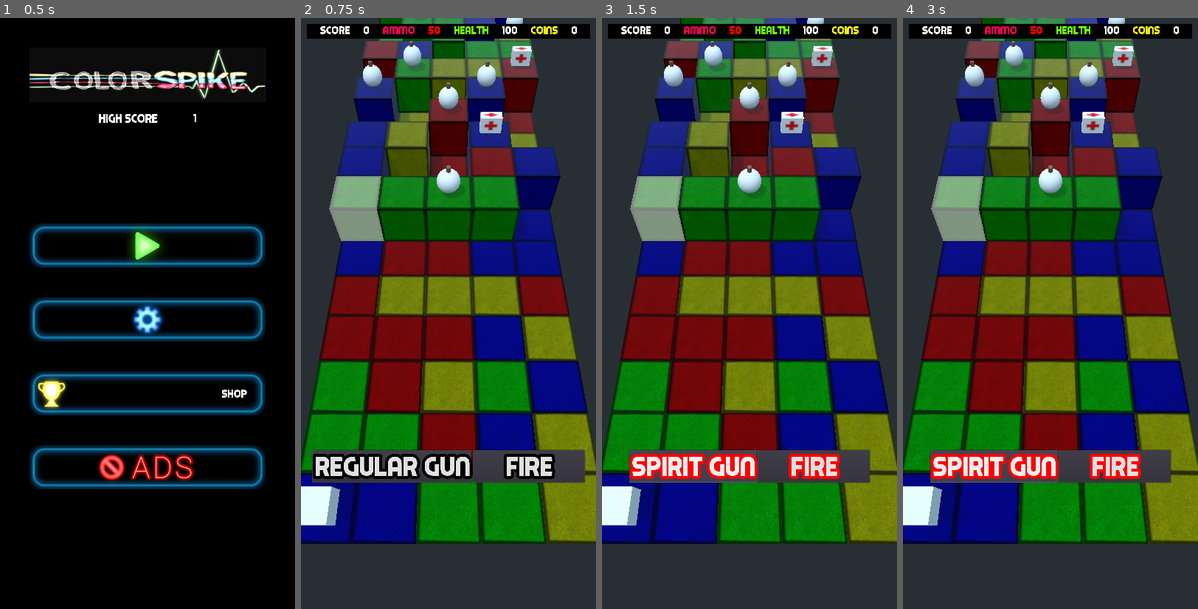
Above: before the commit, frames 1-4 (left to right).
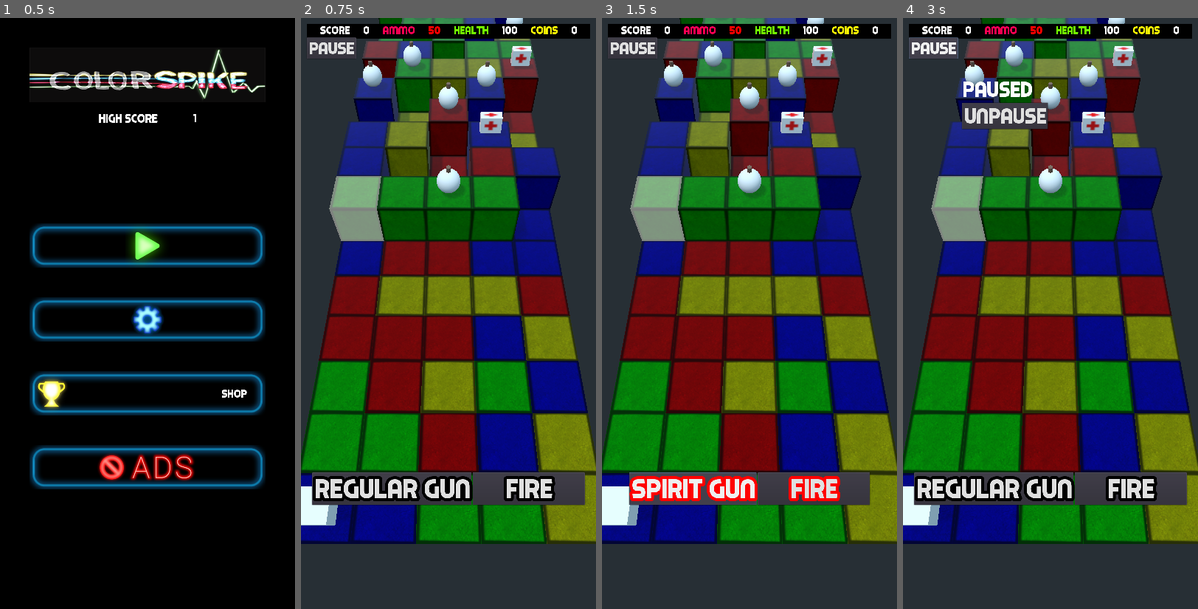
Above: after the commit, the same moments.

Repository: stevets/CSpike
Game: Godot game, scene res://Scenes/MainScreen.tscn
The game is run twice, just before and just after one commit, with the same random seed, the same clock (stepped at 60 frames per second) and the same inputs.
Inputs (mouse positions are in pixels of both pictures, inside the frame that each line leads up to):
- Up to frame 1 (0.5 s): no input
- Up to frame 2 (0.75 s): click (448, 248) at 0.5 s
- Up to frame 3 (1.5 s): click "Regular Gun" at 1.25 s
- Up to frame 4 (3 s): click "Spirit Gun" at 2 s; click "Regular Gun" (after the commit: "PAUSE") at 2.75 s

Frame 1 is identical in both runs. In frame 2, 8.4% of the frame differs, in the area x 2-97%, y 3-83%; in frame 3, 7.4%; in frame 4, 10%.

Commit message:
added pause button

Diff:
--- a/Scenes/main.tscn
+++ b/Scenes/main.tscn
@@ -70,6 +70,10 @@
 size = 40
 font_data = ExtResource( 20 )
 
+[sub_resource type="DynamicFont" id=17]
+size = 63
+font_data = ExtResource( 20 )
+
 [sub_resource type="DynamicFontData" id=15]
 font_path = "res://Assets/Fonts/Piximisa.ttf"
 
@@ -78,6 +82,14 @@
 outline_size = 10
 outline_color = Color( 0, 0, 0, 1 )
 font_data = SubResource( 15 )
+
+[sub_resource type="DynamicFont" id=18]
+size = 80
+font_data = ExtResource( 20 )
+
+[sub_resource type="DynamicFont" id=19]
+size = 80
+font_data = ExtResource( 20 )
 
 [node name="Main" type="Node"]
 script = ExtResource( 7 )
@@ -184,20 +196,27 @@
 margin_bottom = 1980.0
 custom_constants/separation = 1400
 
-[node name="HBoxContainer" type="HBoxContainer" parent="HUD/ScoreBox/VBoxContainer"]
+[node name="VBoxContainer" type="VBoxContainer" parent="HUD/ScoreBox/VBoxContainer"]
+margin_right = 960.0
+margin_bottom = 118.0
+__meta__ = {
+"_edit_use_anchors_": false
+}
+
+[node name="ScoreHBox" type="HBoxContainer" parent="HUD/ScoreBox/VBoxContainer/VBoxContainer"]
 margin_right = 960.0
 margin_bottom = 42.0
 custom_constants/separation = 45
 alignment = 1
 
-[node name="Score" type="Label" parent="HUD/ScoreBox/VBoxContainer/HBoxContainer"]
+[node name="Score" type="Label" parent="HUD/ScoreBox/VBoxContainer/VBoxContainer/ScoreHBox"]
 margin_left = 38.0
 margin_right = 139.0
 margin_bottom = 42.0
 custom_fonts/font = SubResource( 5 )
 text = "Score"
 
-[node name="score" type="Label" parent="HUD/ScoreBox/VBoxContainer/HBoxContainer"]
+[node name="score" type="Label" parent="HUD/ScoreBox/VBoxContainer/VBoxContainer/ScoreHBox"]
 margin_left = 184.0
 margin_right = 237.0
 margin_bottom = 42.0
@@ -205,7 +224,7 @@
 custom_fonts/font = SubResource( 8 )
 text = "100"
 
-[node name="Ammo" type="Label" parent="HUD/ScoreBox/VBoxContainer/HBoxContainer"]
+[node name="Ammo" type="Label" parent="HUD/ScoreBox/VBoxContainer/VBoxContainer/ScoreHBox"]
 margin_left = 282.0
 margin_right = 392.0
 margin_bottom = 42.0
@@ -214,7 +233,7 @@
 text = "Ammo"
 align = 2
 
-[node name="ammo" type="Label" parent="HUD/ScoreBox/VBoxContainer/HBoxContainer"]
+[node name="ammo" type="Label" parent="HUD/ScoreBox/VBoxContainer/VBoxContainer/ScoreHBox"]
 margin_left = 437.0
 margin_right = 458.0
 margin_bottom = 42.0
@@ -223,7 +242,7 @@
 text = "0"
 align = 2
 
-[node name="Health" type="Label" parent="HUD/ScoreBox/VBoxContainer/HBoxContainer"]
+[node name="Health" type="Label" parent="HUD/ScoreBox/VBoxContainer/VBoxContainer/ScoreHBox"]
 margin_left = 503.0
 margin_right = 621.0
 margin_bottom = 42.0
@@ -231,14 +250,14 @@
 custom_colors/font_color = Color( 0.454902, 1, 0.00392157, 1 )
 text = "Health"
 
-[node name="health" type="Label" parent="HUD/ScoreBox/VBoxContainer/HBoxContainer"]
+[node name="health" type="Label" parent="HUD/ScoreBox/VBoxContainer/VBoxContainer/ScoreHBox"]
 margin_left = 666.0
 margin_right = 719.0
 margin_bottom = 42.0
 custom_fonts/font = SubResource( 12 )
 text = "100"
 
-[node name="Coins" type="Label" parent="HUD/ScoreBox/VBoxContainer/HBoxContainer"]
+[node name="Coins" type="Label" parent="HUD/ScoreBox/VBoxContainer/VBoxContainer/ScoreHBox"]
 margin_left = 764.0
 margin_right = 856.0
 margin_bottom = 42.0
@@ -246,17 +265,26 @@
 custom_colors/font_color = Color( 1, 0.984314, 0.0117647, 1 )
 text = "Coins"
 
-[node name="coins" type="Label" parent="HUD/ScoreBox/VBoxContainer/HBoxContainer"]
+[node name="coins" type="Label" parent="HUD/ScoreBox/VBoxContainer/VBoxContainer/ScoreHBox"]
 margin_left = 901.0
 margin_right = 922.0
 margin_bottom = 42.0
 custom_fonts/font = SubResource( 14 )
 text = "0"
 
+[node name="Button" type="Button" parent="HUD/ScoreBox/VBoxContainer/VBoxContainer"]
+margin_top = 46.0
+margin_right = 167.0
+margin_bottom = 118.0
+size_flags_horizontal = 0
+custom_fonts/font = SubResource( 17 )
+text = "PAUSE"
+align = 0
+
 [node name="FireButtons" type="HBoxContainer" parent="HUD/ScoreBox/VBoxContainer"]
-margin_top = 1442.0
+margin_top = 1518.0
 margin_right = 960.0
-margin_bottom = 1552.0
+margin_bottom = 1628.0
 alignment = 1
 
 [node name="Button" type="Button" parent="HUD/ScoreBox/VBoxContainer/FireButtons"]
@@ -295,13 +323,45 @@
 [node name="Achievements" parent="." instance=ExtResource( 24 )]
 visible = false
 
+[node name="Popup" type="Popup" parent="."]
+pause_mode = 2
+margin_left = 200.0
+margin_top = 200.0
+margin_right = 600.0
+margin_bottom = 600.0
+__meta__ = {
+"_edit_use_anchors_": false
+}
+
+[node name="VBoxContainer" type="VBoxContainer" parent="Popup"]
+margin_right = 40.0
+margin_bottom = 40.0
+
+[node name="Label" type="Label" parent="Popup/VBoxContainer"]
+margin_right = 291.0
+margin_bottom = 83.0
+custom_fonts/font = SubResource( 18 )
+text = "Paused"
+
+[node name="Button" type="Button" parent="Popup/VBoxContainer"]
+margin_top = 87.0
+margin_right = 291.0
+margin_bottom = 176.0
+custom_fonts/font = SubResource( 19 )
+text = "UNPAUSE"
+__meta__ = {
+"_edit_use_anchors_": false
+}
+
 [connection signal="selfdestruct" from="." to="newcube" method="_on_Main_selfdestruct"]
 [connection signal="swiped" from="." to="Player" method="_on_Main_swiped"]
 [connection signal="swipedup" from="." to="Player" method="_on_Main_swipedup"]
-[connection signal="destroy" from="Player" to="newcube" method="_on_Player_destroy"]
 [connection signal="destroy" from="Player" to="pyramid" method="_on_Player_destroy"]
 [connection signal="destroy" from="Player" to="ball" method="_on_Player_destroy"]
 [connection signal="destroy" from="Player" to="gem" method="_on_Player_destroy"]
+[connection signal="destroy" from="Player" to="newcube" method="_on_Player_destroy"]
 [connection signal="timeout" from="GameTick" to="Player" method="_on_GameTick_timeout"]
+[connection signal="pressed" from="HUD/ScoreBox/VBoxContainer/VBoxContainer/Button" to="." method="_on_Button_pressed"]
 [connection signal="pressed" from="HUD/ScoreBox/VBoxContainer/FireButtons/Button" to="Player" method="_on_Button_pressed"]
 [connection signal="pressed" from="HUD/ScoreBox/VBoxContainer/FireButtons/Button2" to="Player" method="_on_Button2_pressed"]
+[connection signal="pressed" from="Popup/VBoxContainer/Button" to="." method="_on_Button_pressed"]
--- a/Scripts/HUD.gd
+++ b/Scripts/HUD.gd
@@ -13,18 +13,18 @@
 	$ScoreBox.show()
 
 func update_score():
-	$ScoreBox/VBoxContainer/HBoxContainer/score.text = str(globals.game_data["finalscore"])
+	$ScoreBox/VBoxContainer/VBoxContainer/ScoreHBox/score.text = str(globals.game_data["finalscore"])
 
 func update_ammo():
-	$ScoreBox/VBoxContainer/HBoxContainer/ammo.text = str(globals.ammo)
+	$ScoreBox/VBoxContainer/VBoxContainer/ScoreHBox/ammo.text = str(globals.ammo)
 
 func update_health():
-	$ScoreBox/VBoxContainer/HBoxContainer/health.text = str(globals.health)
+	$ScoreBox/VBoxContainer/VBoxContainer/ScoreHBox/health.text = str(globals.health)
 func died():
 	pass
 
 func update_coins():
-	$ScoreBox/VBoxContainer/HBoxContainer/coins.text = str(globals.game_data["coins"])
+	$ScoreBox/VBoxContainer/VBoxContainer/ScoreHBox/coins.text = str(globals.game_data["coins"])
 
 func update_spirit_gun():
 	if globals.ammogun == false:
--- a/Scripts/Main.gd
+++ b/Scripts/Main.gd
@@ -257,3 +257,18 @@
 	firstrow = lastrow
 	lastrow = lastrow + 1
 	_createGameBoard(firstrow, lastrow)
+
+
+
+
+
+
+func _on_Button_pressed():
+	var paused = get_tree().paused
+	print("paused: ", paused)
+	if paused:
+		$Popup.hide()
+		get_tree().paused = false
+	else:
+		$Popup.show()
+		get_tree().paused = true
Not shown: 1 places in Scenes/main.tscn that only renumber resources
